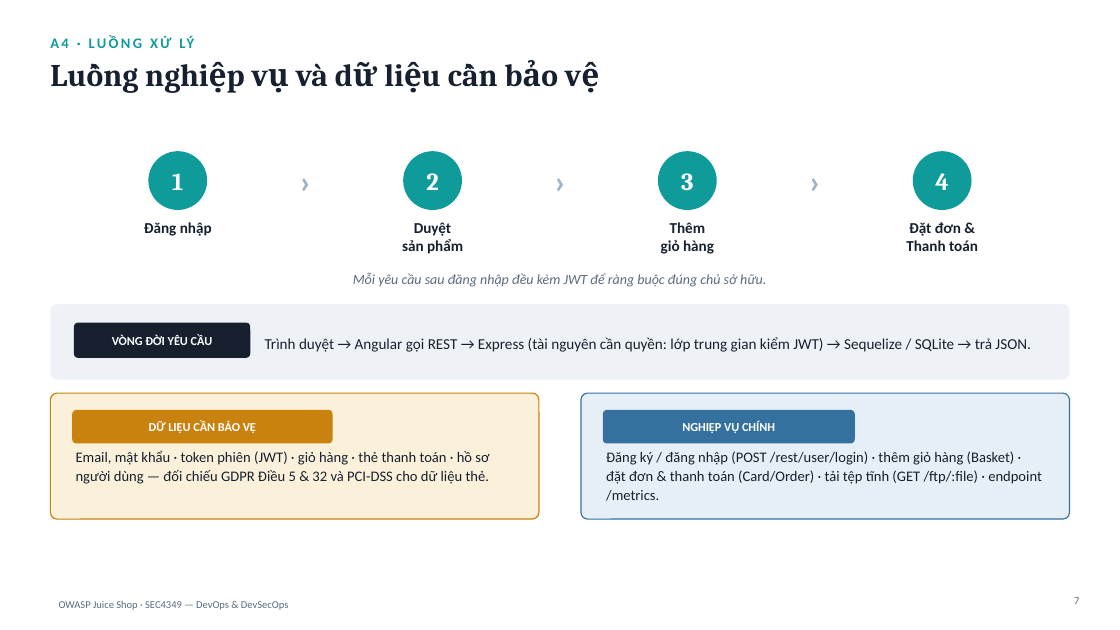
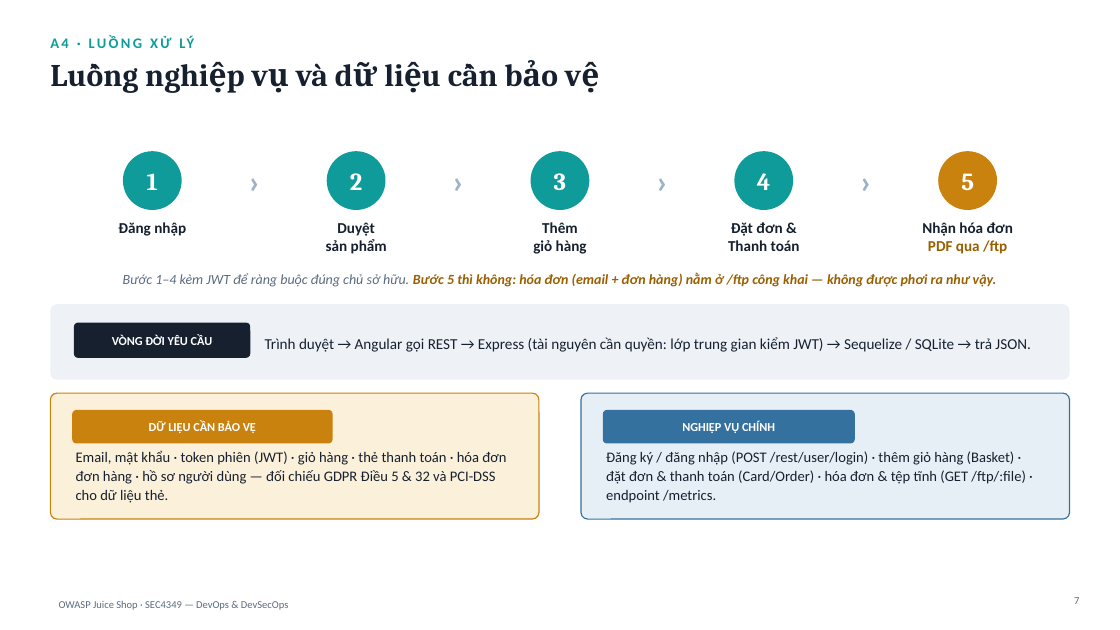
Before and after one commit to vuha211100-ui/juice-shop-sonarqube, a slide deck: slide 7 of report/SLIDE_BaoCao_JuiceShop.pptx. Drawn at 1120x630 pixels with LibreOffice and Linux fonts; fonts in the diff are those of the drawing. Boxes give left, top, right and bottom in pixels: in the first picture for what was removed or moved away, otherwise in the second. Text is boxed around its words. In the diff, an @@ line names an element or a change of style, - is before the commit and + after.

```diff
--- a/report/SLIDE_BaoCao_JuiceShop.pptx
+++ b/report/SLIDE_BaoCao_JuiceShop.pptx
@@ text "1": place and size @@
-text "1" at (172, 173, 183, 190)
+text "1" at (147, 173, 158, 190)
@@ ellipse: place and size @@
-ellipse at (149, 151, 208, 210)
+ellipse at (123, 151, 181, 210)
@@ text "›": place and size @@
-text "›" at (287, 151, 323, 210)
+text "›" at (236, 151, 273, 210)
@@ text "2": place and size @@
-text "2" at (426, 173, 438, 190)
+text "2" at (350, 173, 362, 190)
@@ ellipse: place and size @@
-ellipse at (403, 151, 462, 210)
+ellipse at (327, 151, 386, 210)
@@ text "›": place and size @@
-text "›" at (542, 151, 579, 210)
+text "›" at (439, 151, 476, 210)
@@ text "3": place and size @@
-text "3" at (681, 173, 693, 191)
+text "3" at (554, 173, 566, 190)
@@ ellipse: place and size @@
-ellipse at (658, 151, 717, 210)
+ellipse at (531, 151, 590, 210)
@@ text "›": place and size @@
-text "›" at (797, 151, 833, 210)
+text "›" at (644, 151, 681, 210)
@@ text "4": place and size @@
-text "4" at (935, 173, 949, 190)
+text "4" at (757, 173, 771, 190)
@@ ellipse: place and size @@
-ellipse at (913, 151, 972, 210)
+ellipse at (734, 151, 793, 210)
@@ text added at (848, 151, 885, 210), 28 pt, text #9FB2C6, bold @@
+›
@@ ellipse added at (939, 151, 997, 210), fill #C9820E @@
@@ text added at (961, 173, 974, 191), 21 pt, text #FFFFFF, bold @@
+5
@@ text "Đăng nhập": place and size @@
-text "Đăng nhập" at (144, 222, 212, 236)
+text "Đăng nhập" at (118, 222, 186, 236)
@@ text "Duyệt": place and size @@
-text "Duyệt" at (402, 222, 463, 254)
+text "Duyệt" at (326, 222, 387, 254)
@@ text "Thêm": place and size @@
-text "Thêm" at (661, 222, 714, 254)
+text "Thêm" at (533, 222, 587, 254)
@@ text "Đặt đơn &": place and size @@
-text "Đặt đơn &" at (906, 222, 978, 251)
+text "Đặt đơn &" at (728, 222, 800, 251)
@@ text added at (922, 222, 1013, 254), 13 pt, text #16202E, bold @@
+Nhận hóa đơn
+PDF qua /ftp
@@ text at (123, 272, 997, 287): text changed; text colour #5B6B7F to #9A5F00; bold on @@
-Mỗi yêu cầu sau đăng nhập đều kèm JWT để ràng buộc đúng chủ sở hữu.
+Bước 1–4 kèm JWT để ràng buộc đúng chủ sở hữu. Bước 5 thì không: hóa đơn (email + đơn hàng) nằm ở /ftp công khai — không được phơi ra như vậy.
@@ text at (76, 451, 506, 503): text changed @@
-Email, mật khẩu · token phiên (JWT) · giỏ hàng · thẻ thanh toán · hồ sơ người dùng — đối chiếu GDPR Điều 5 & 32 và PCI-DSS cho dữ liệu thẻ.
+Email, mật khẩu · token phiên (JWT) · giỏ hàng · thẻ thanh toán · hóa đơn đơn hàng · hồ sơ người dùng — đối chiếu GDPR Điều 5 & 32 và PCI-DSS cho dữ liệu thẻ.
@@ text at (606, 451, 1025, 503): text changed @@
-Đăng ký / đăng nhập (POST /rest/user/login) · thêm giỏ hàng (Basket) · đặt đơn & thanh toán (Card/Order) · tải tệp tĩnh (GET /ftp/:file) · endpoint /metrics.
+Đăng ký / đăng nhập (POST /rest/user/login) · thêm giỏ hàng (Basket) · đặt đơn & thanh toán (Card/Order) · hóa đơn & tệp tĩnh (GET /ftp/:file) · endpoint /metrics.
```
